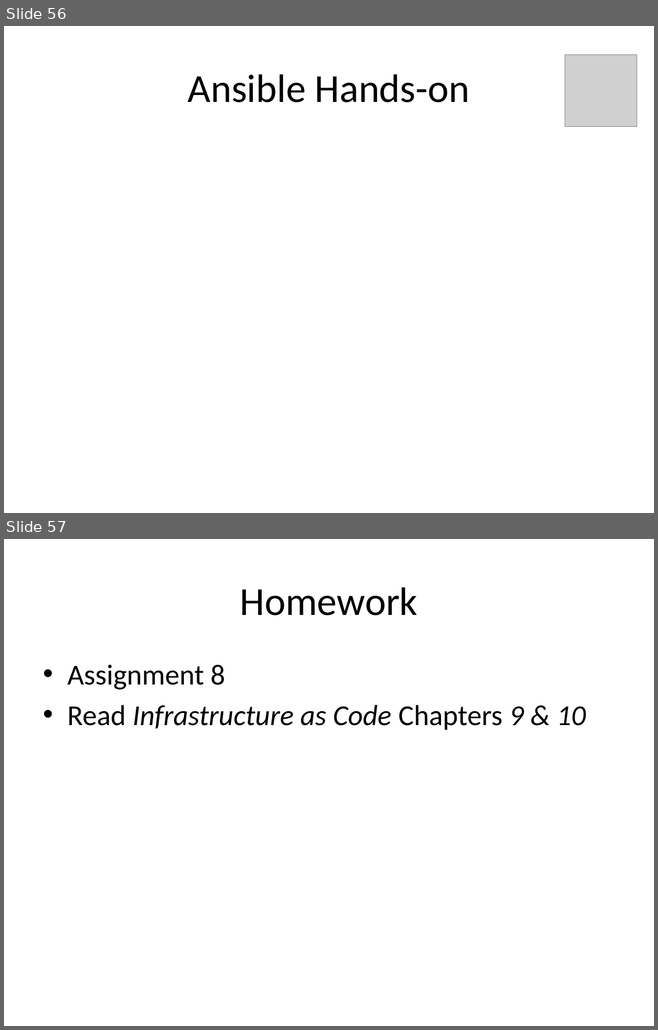
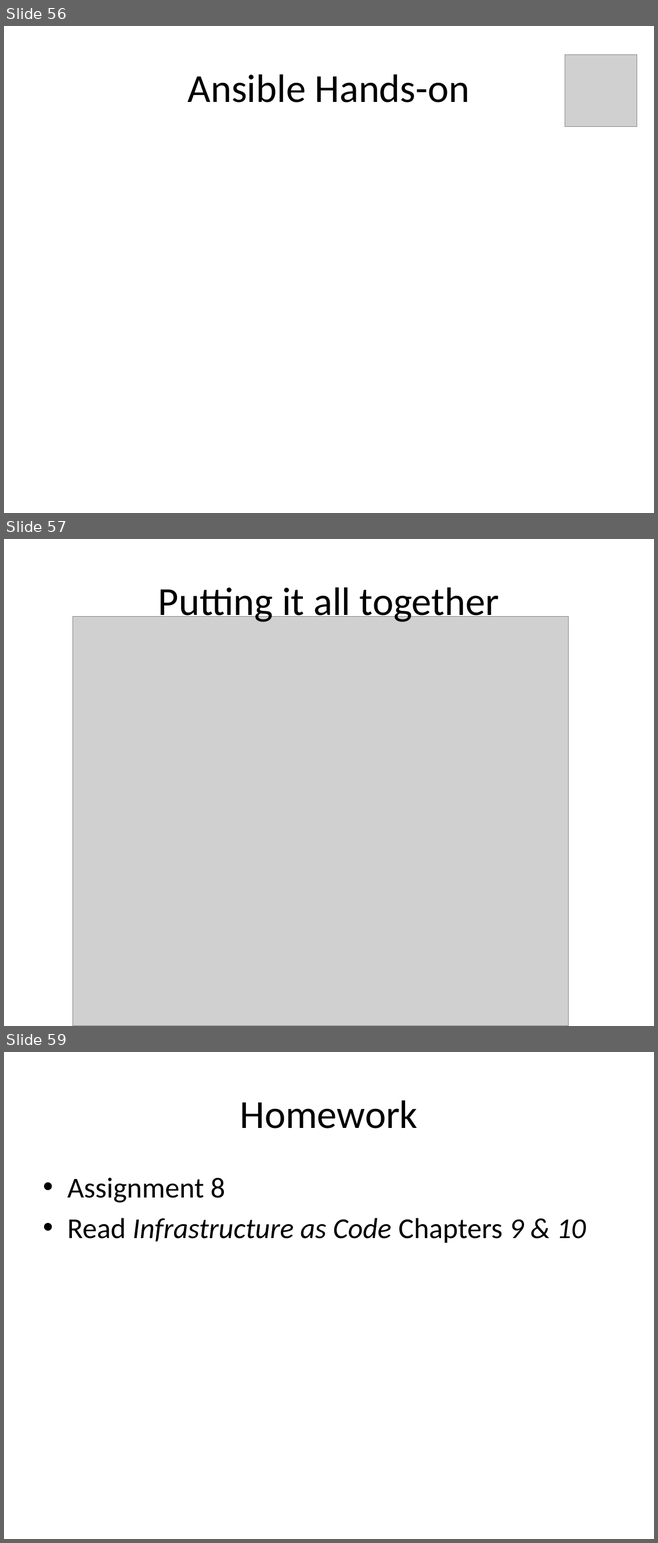
Before and after one commit to jasondbaker/infrastructure-class, a slide deck: lectures/infrastructure-week-10.pptx. Shown one above the other, each under a label of ours: slides 56 and 57 before the commit, slides 56, 57 and 59 after it; the slides between them are not shown. The pictures are 658x1030 and 658x1543 pixels, drawn with LibreOffice and Linux fonts; fonts in the diff are those of the drawing; grey boxes stand for pictures. Boxes give left, top, right and bottom in pixels: in the first picture for what was removed or moved away, otherwise in the second. Text is boxed around its words. In the diff, an @@ line names an element or a change of style, - is before the commit and + after.

```diff
--- a/lectures/infrastructure-week-10.pptx
+++ b/lectures/infrastructure-week-10.pptx
@@ slide 57 added at <box>4,539,654,1026</box>, background #FFFFFF @@
@@ title added at <box>158,587,499,624</box>, 44 pt, text #000000 @@
+Putting it all together
@@ picture added at <box>72,616,568,1026</box> @@
@@ what was slide 57 is now slide 59 @@
```
Also in this commit, not shown: 1 other slide added, 1 other file.
